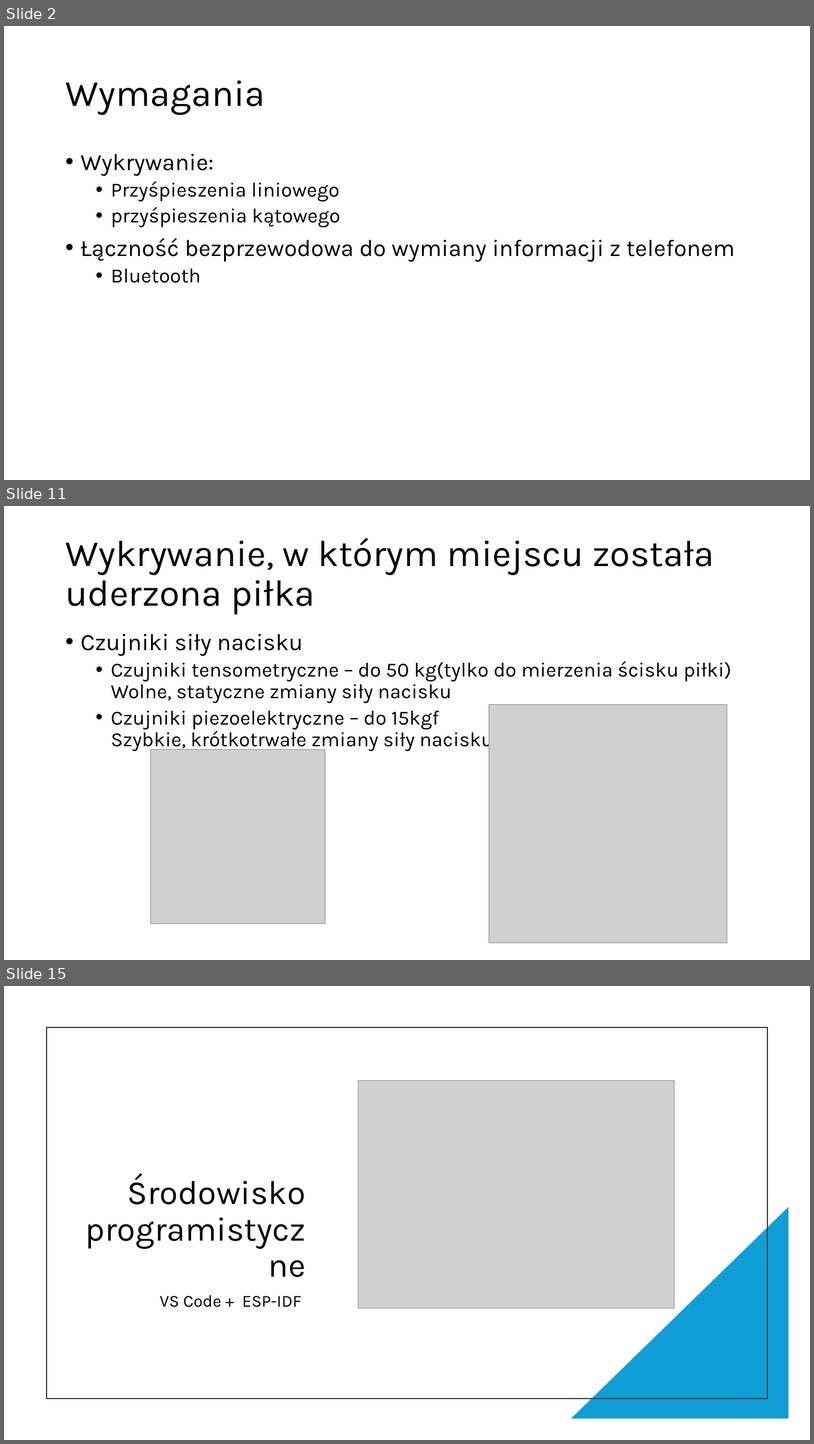
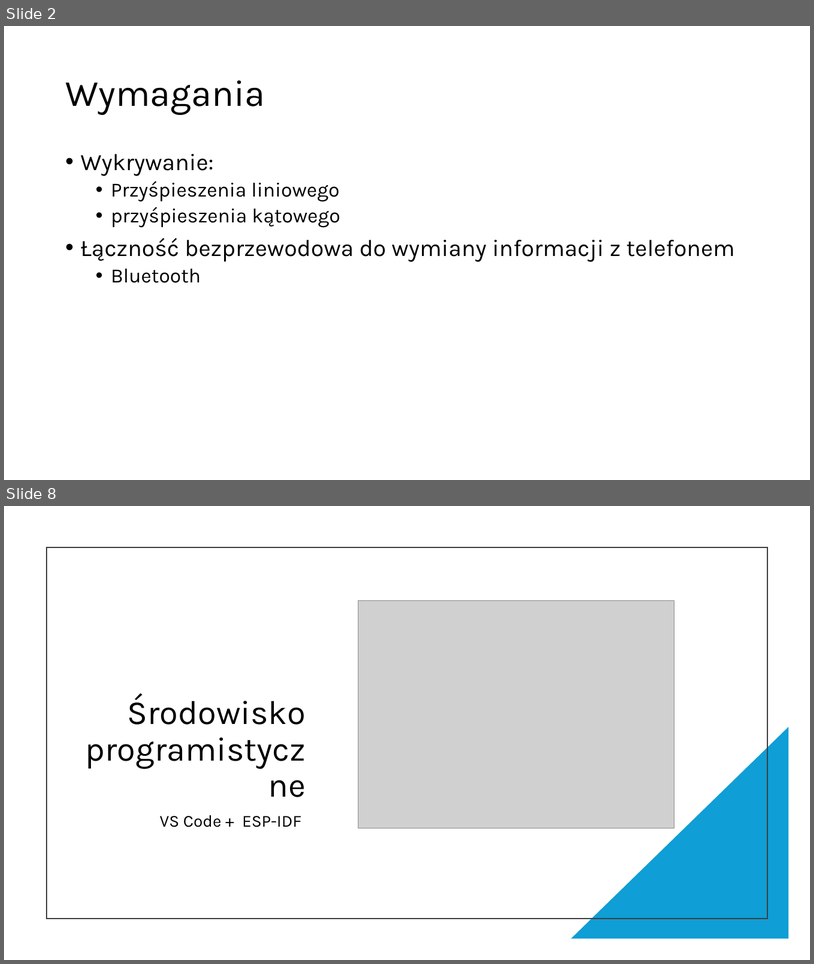
Before and after one commit to Szymek200/Smart-ball, a slide deck: Prezentacja/Smart-piłka_prez.pptx. Shown one above the other, each under a label of ours: slides 2, 11 and 15 before the commit, slides 2 and 8 after it; the slides between them are not shown. The pictures are 814x1444 and 814x964 pixels, drawn with LibreOffice and Linux fonts; fonts in the diff are those of the drawing; grey boxes stand for pictures. Boxes give left, top, right and bottom in pixels: in the first picture for what was removed or moved away, otherwise in the second. Text is boxed around its words. In the diff, an @@ line names an element or a change of style, - is before the commit and + after.

```diff
--- a/Prezentacja/Smart-piłka_prez.pptx
+++ b/Prezentacja/Smart-piłka_prez.pptx
@@ slide 11 removed at (4, 506, 810, 960), background #FFFFFF @@
@@ title removed at (65, 538, 714, 615) @@
-Wykrywanie, w którym miejscu została uderzona piłka
@@ text removed at (81, 634, 732, 751) @@
-• Czujniki siły nacisku
-  • Czujniki tensometryczne – do 50 kg(tylko do mierzenia ścisku piłki)
-    Wolne, statyczne zmiany siły nacisku
-  • Czujniki piezoelektryczne – do 15kgf
-    Szybkie, krótkotrwałe zmiany siły nacisku
@@ picture removed at (489, 704, 728, 942) @@
@@ picture removed at (151, 749, 325, 924) @@
@@ what was slide 15 is now slide 8 @@
```
Also in this commit, not shown: 1 slide changed, 4 slides added, 10 other slides removed.
